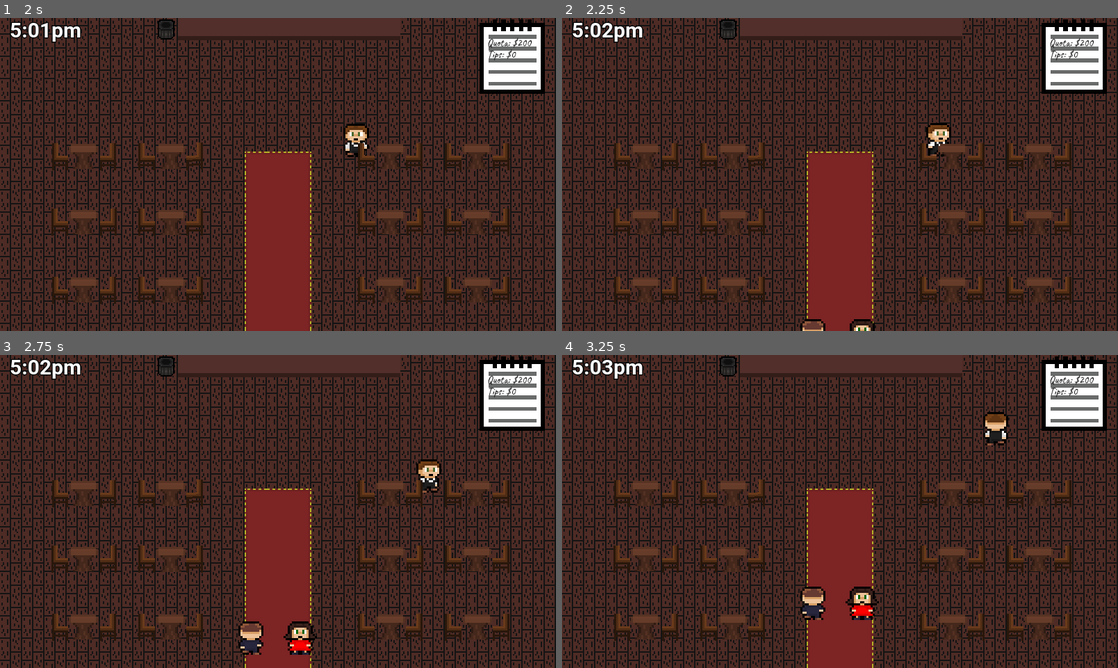
Above: before the commit, frames 1-4 (two rows, left to right).
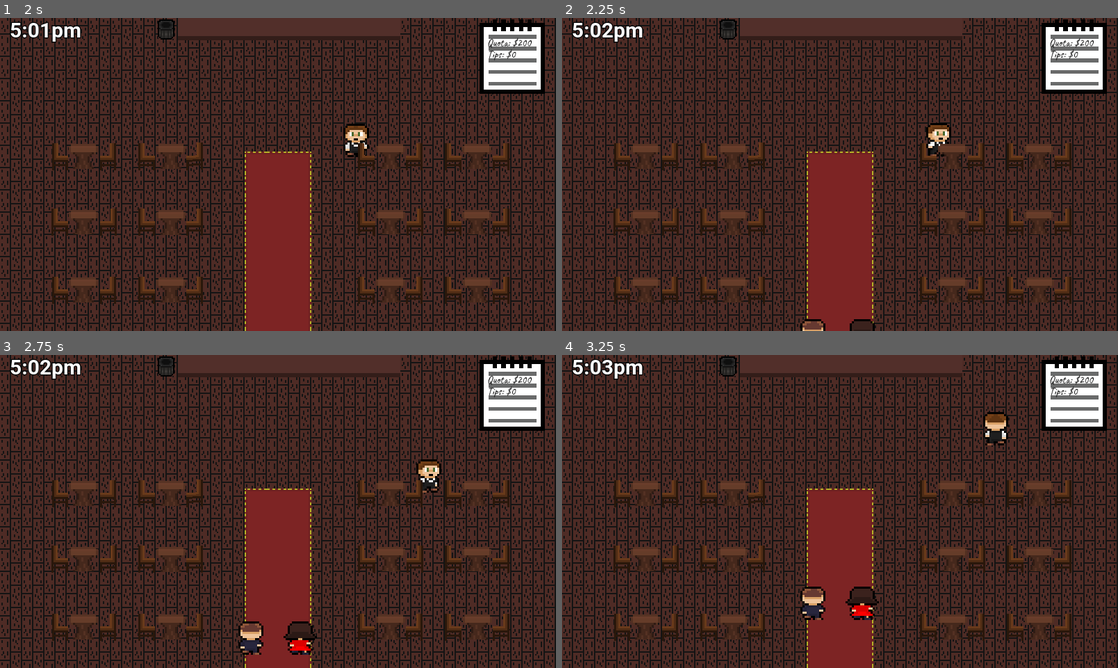
Above: after the commit, the same moments.

Repository: samw-26/Romantic-Evening
Game: Godot game, scene res://Assets/Scenes/restaurant.tscn
Same seed, same stepped clock (60 frames per second), same inputs: the game is played once before the commit and once after it.
Inputs:
- Up to frame 1 (2 s): tap Enter at 0.5 s; hold D (right) 0.53-1.28 s; hold E (take) 0.53-1.28 s; hold S (down) from 1.28 s (still down); tap E (take) at 1.35 s
- Up to frame 2 (2.25 s): release S (down) at 2.03 s; hold D (right) from 2.03 s (still down); hold E (take) from 2.03 s (still down)
- Up to frame 3 (2.75 s): keep holding D (right); keep holding E (take)
- Up to frame 4 (3.25 s): release D (right) at 2.78 s; release E (take) at 2.78 s; hold W (up) from 2.78 s (still down); tap E (take) at 2.85 s

Frame 1 is identical in both runs. In frame 2, less than 0.1% of the frame differs, in the area x 52-56%, y 98-100%; in frame 3, 0.2%, in the area x 52-57%, y 87-96%; in frame 4, 0.2%.

Commit message:
Added full couple animations.

Diff:
--- a/Assets/Scenes/couple.gd
+++ b/Assets/Scenes/couple.gd
@@ -9,6 +9,8 @@
 #Animations
 var man_anim: AnimatedSprite2D
 var woman_anim: AnimatedSprite2D
+var dress: AnimatedSprite2D
+var eyes: AnimatedSprite2D
 
 #Booleans
 var at_table: bool = false
@@ -52,7 +54,9 @@
 func _ready() -> void:
 	#Animation nodes
 	man_anim = %Man
-	#woman_anim = %Woman
+	woman_anim = %Woman
+	dress= %Dress
+	eyes = %Eyes
 	#Choose orders and set meal duration
 	man_order = order_options.pick_random()
 	woman_order = order_options.pick_random()
@@ -73,18 +77,32 @@
 	#Randomize woman
 	var random_eye_color = [Color.BLUE,Color.DARK_GREEN,Color.SADDLE_BROWN,Color.BLACK].pick_random()
 	var random_dress_color = [Color.BLUE,Color.DARK_VIOLET,Color.RED,Color.WEB_GREEN,Color.CORAL,Color.DARK_ORANGE,Color.DIM_GRAY,Color.WEB_PURPLE, Color.GRAY,Color.CRIMSON,Color.ORANGE,Color.ORANGE_RED].pick_random()
-	%Dress.set_modulate(random_dress_color)
-	%Eyes.set_modulate(random_eye_color)
+	dress.set_modulate(random_dress_color)
+	eyes.set_modulate(random_eye_color)
 
 	#Get random table
 	table = Global.request_table()
 	table_destination = table.position
 
-
+func eye_frame():
+	if direction == Vector2.ZERO:
+		eyes.frame = 0
+	elif direction == Vector2.LEFT:
+		eyes.frame = 1
+	elif direction == Vector2.RIGHT:
+		eyes.frame = 2
+	elif direction == Vector2.UP:
+		eyes.frame = 3
+	elif direction == Vector2.DOWN:
+		eyes.frame = 0
 
 func _physics_process(_delta: float) -> void:
 	if !Global.closing:
+		#Animations
 		Global.animate(man_anim,direction)
+		Global.animate(woman_anim,direction)
+		Global.animate(dress,direction)
+		eye_frame()
 		#Go to table
 		if(!at_table and !unsatisfied):
 			go_to_table()
--- a/Assets/Scenes/couple.tscn
+++ b/Assets/Scenes/couple.tscn
@@ -7,9 +7,9 @@
 [ext_resource type="Texture2D" uid="uid://1jukbyg3apdg" path="res://Assets/Food/Spaghetti.png" id="5_dvv6d"]
 [ext_resource type="Texture2D" uid="uid://b2vee5f37yhkq" path="res://Assets/Food/salad.png" id="6_mrt78"]
 [ext_resource type="Texture2D" uid="uid://bxnl2dty6yk7m" path="res://Assets/Characters/questionmark.png" id="7_1tdnp"]
-[ext_resource type="Texture2D" uid="uid://t0o6or3jhbog" path="res://Assets/Characters/woman.png" id="8_ajoud"]
-[ext_resource type="Texture2D" uid="uid://polfwku7m4mo" path="res://Assets/Characters/dress.png" id="9_c8ebl"]
-[ext_resource type="Texture2D" uid="uid://dggg7py7qxiak" path="res://Assets/Characters/eyes.png" id="10_xgc6x"]
+[ext_resource type="Texture2D" uid="uid://c2h6mchuafjm0" path="res://Assets/Characters/woman-sheet.png" id="8_trujc"]
+[ext_resource type="Texture2D" uid="uid://bm86us63tlafh" path="res://Assets/Characters/dress-sheet.png" id="9_e40xt"]
+[ext_resource type="Texture2D" uid="uid://dtpryga6p32n3" path="res://Assets/Characters/eye-sheet.png" id="10_jkkxs"]
 
 [sub_resource type="AtlasTexture" id="AtlasTexture_ml4k4"]
 atlas = ExtResource("2_j23ip")
@@ -107,6 +107,238 @@
 "loop": true,
 "name": &"walk_right",
 "speed": 4.0
+}]
+
+[sub_resource type="AtlasTexture" id="AtlasTexture_lxseb"]
+atlas = ExtResource("8_trujc")
+region = Rect2(0, 0, 16, 16)
+
+[sub_resource type="AtlasTexture" id="AtlasTexture_k17xs"]
+atlas = ExtResource("8_trujc")
+region = Rect2(16, 0, 16, 16)
+
+[sub_resource type="AtlasTexture" id="AtlasTexture_qtc18"]
+atlas = ExtResource("8_trujc")
+region = Rect2(128, 0, 16, 16)
+
+[sub_resource type="AtlasTexture" id="AtlasTexture_vsclo"]
+atlas = ExtResource("8_trujc")
+region = Rect2(144, 0, 16, 16)
+
+[sub_resource type="AtlasTexture" id="AtlasTexture_weurm"]
+atlas = ExtResource("8_trujc")
+region = Rect2(32, 0, 16, 16)
+
+[sub_resource type="AtlasTexture" id="AtlasTexture_wmgg2"]
+atlas = ExtResource("8_trujc")
+region = Rect2(48, 0, 16, 16)
+
+[sub_resource type="AtlasTexture" id="AtlasTexture_klg2x"]
+atlas = ExtResource("8_trujc")
+region = Rect2(96, 0, 16, 16)
+
+[sub_resource type="AtlasTexture" id="AtlasTexture_oh58i"]
+atlas = ExtResource("8_trujc")
+region = Rect2(112, 0, 16, 16)
+
+[sub_resource type="AtlasTexture" id="AtlasTexture_4oacn"]
+atlas = ExtResource("8_trujc")
+region = Rect2(64, 0, 16, 16)
+
+[sub_resource type="AtlasTexture" id="AtlasTexture_08vvn"]
+atlas = ExtResource("8_trujc")
+region = Rect2(80, 0, 16, 16)
+
+[sub_resource type="SpriteFrames" id="SpriteFrames_7b6hi"]
+animations = [{
+"frames": [{
+"duration": 1.0,
+"texture": SubResource("AtlasTexture_lxseb")
+}, {
+"duration": 1.0,
+"texture": SubResource("AtlasTexture_k17xs")
+}],
+"loop": true,
+"name": &"idle",
+"speed": 2.0
+}, {
+"frames": [{
+"duration": 1.0,
+"texture": SubResource("AtlasTexture_qtc18")
+}, {
+"duration": 1.0,
+"texture": SubResource("AtlasTexture_vsclo")
+}],
+"loop": true,
+"name": &"walk_back",
+"speed": 4.0
+}, {
+"frames": [{
+"duration": 1.0,
+"texture": SubResource("AtlasTexture_weurm")
+}, {
+"duration": 1.0,
+"texture": SubResource("AtlasTexture_wmgg2")
+}],
+"loop": true,
+"name": &"walk_front",
+"speed": 4.0
+}, {
+"frames": [{
+"duration": 1.0,
+"texture": SubResource("AtlasTexture_klg2x")
+}, {
+"duration": 1.0,
+"texture": SubResource("AtlasTexture_oh58i")
+}],
+"loop": true,
+"name": &"walk_left",
+"speed": 4.0
+}, {
+"frames": [{
+"duration": 1.0,
+"texture": SubResource("AtlasTexture_4oacn")
+}, {
+"duration": 1.0,
+"texture": SubResource("AtlasTexture_08vvn")
+}],
+"loop": true,
+"name": &"walk_right",
+"speed": 4.0
+}]
+
+[sub_resource type="AtlasTexture" id="AtlasTexture_5w7ii"]
+atlas = ExtResource("9_e40xt")
+region = Rect2(0, 0, 16, 16)
+
+[sub_resource type="AtlasTexture" id="AtlasTexture_uwctr"]
+atlas = ExtResource("9_e40xt")
+region = Rect2(16, 0, 16, 16)
+
+[sub_resource type="AtlasTexture" id="AtlasTexture_u2xbq"]
+atlas = ExtResource("9_e40xt")
+region = Rect2(128, 0, 16, 16)
+
+[sub_resource type="AtlasTexture" id="AtlasTexture_chmsq"]
+atlas = ExtResource("9_e40xt")
+region = Rect2(144, 0, 16, 16)
+
+[sub_resource type="AtlasTexture" id="AtlasTexture_fyuay"]
+atlas = ExtResource("9_e40xt")
+region = Rect2(32, 0, 16, 16)
+
+[sub_resource type="AtlasTexture" id="AtlasTexture_8jhjy"]
+atlas = ExtResource("9_e40xt")
+region = Rect2(48, 0, 16, 16)
+
+[sub_resource type="AtlasTexture" id="AtlasTexture_mix01"]
+atlas = ExtResource("9_e40xt")
+region = Rect2(96, 0, 16, 16)
+
+[sub_resource type="AtlasTexture" id="AtlasTexture_tquuk"]
+atlas = ExtResource("9_e40xt")
+region = Rect2(112, 0, 16, 16)
+
+[sub_resource type="AtlasTexture" id="AtlasTexture_kln1g"]
+atlas = ExtResource("9_e40xt")
+region = Rect2(64, 0, 16, 16)
+
+[sub_resource type="AtlasTexture" id="AtlasTexture_eikxs"]
+atlas = ExtResource("9_e40xt")
+region = Rect2(80, 0, 16, 16)
+
+[sub_resource type="SpriteFrames" id="SpriteFrames_of0hi"]
+animations = [{
+"frames": [{
+"duration": 1.0,
+"texture": SubResource("AtlasTexture_5w7ii")
+}, {
+"duration": 1.0,
+"texture": SubResource("AtlasTexture_uwctr")
+}],
+"loop": true,
+"name": &"idle",
+"speed": 2.0
+}, {
+"frames": [{
+"duration": 1.0,
+"texture": SubResource("AtlasTexture_u2xbq")
+}, {
+"duration": 1.0,
+"texture": SubResource("AtlasTexture_chmsq")
+}],
+"loop": true,
+"name": &"walk_back",
+"speed": 4.0
+}, {
+"frames": [{
+"duration": 1.0,
+"texture": SubResource("AtlasTexture_fyuay")
+}, {
+"duration": 1.0,
+"texture": SubResource("AtlasTexture_8jhjy")
+}],
+"loop": true,
+"name": &"walk_front",
+"speed": 4.0
+}, {
+"frames": [{
+"duration": 1.0,
+"texture": SubResource("AtlasTexture_mix01")
+}, {
+"duration": 1.0,
+"texture": SubResource("AtlasTexture_tquuk")
+}],
+"loop": true,
+"name": &"walk_left",
+"speed": 4.0
+}, {
+"frames": [{
+"duration": 1.0,
+"texture": SubResource("AtlasTexture_kln1g")
+}, {
+"duration": 1.0,
+"texture": SubResource("AtlasTexture_eikxs")
+}],
+"loop": true,
+"name": &"walk_right",
+"speed": 4.0
+}]
+
+[sub_resource type="AtlasTexture" id="AtlasTexture_b1pre"]
+atlas = ExtResource("10_jkkxs")
+region = Rect2(0, 0, 16, 16)
+
+[sub_resource type="AtlasTexture" id="AtlasTexture_wuqek"]
+atlas = ExtResource("10_jkkxs")
+region = Rect2(96, 0, 16, 16)
+
+[sub_resource type="AtlasTexture" id="AtlasTexture_04gg2"]
+atlas = ExtResource("10_jkkxs")
+region = Rect2(64, 0, 16, 16)
+
+[sub_resource type="AtlasTexture" id="AtlasTexture_1lsj2"]
+atlas = ExtResource("10_jkkxs")
+region = Rect2(128, 0, 16, 16)
+
+[sub_resource type="SpriteFrames" id="SpriteFrames_d70yl"]
+animations = [{
+"frames": [{
+"duration": 1.0,
+"texture": SubResource("AtlasTexture_b1pre")
+}, {
+"duration": 1.0,
+"texture": SubResource("AtlasTexture_wuqek")
+}, {
+"duration": 1.0,
+"texture": SubResource("AtlasTexture_04gg2")
+}, {
+"duration": 1.0,
+"texture": SubResource("AtlasTexture_1lsj2")
+}],
+"loop": false,
+"name": &"eyes",
+"speed": 0.0
 }]
 
 [sub_resource type="CircleShape2D" id="CircleShape2D_el8w6"]
@@ -129,7 +361,7 @@
 unique_name_in_owner = true
 scale = Vector2(6, 6)
 sprite_frames = SubResource("SpriteFrames_gwdyw")
-animation = &"walk_right"
+animation = &"idle"
 autoplay = "idle"
 
 [node name="ManOrder" type="Sprite2D" parent="Man"]
@@ -161,20 +393,25 @@
 visible = false
 texture = ExtResource("7_1tdnp")
 
-[node name="Woman" type="Sprite2D" parent="."]
+[node name="Woman" type="AnimatedSprite2D" parent="."]
+unique_name_in_owner = true
 position = Vector2(142, 0)
 scale = Vector2(6, 6)
-texture = ExtResource("8_ajoud")
-
-[node name="Dress" type="Sprite2D" parent="Woman"]
-unique_name_in_owner = true
-texture = ExtResource("9_c8ebl")
+sprite_frames = SubResource("SpriteFrames_7b6hi")
+animation = &"idle"
+autoplay = "idle"
+
+[node name="Dress" type="AnimatedSprite2D" parent="Woman"]
+unique_name_in_owner = true
+sprite_frames = SubResource("SpriteFrames_of0hi")
+animation = &"idle"
+autoplay = "idle"
 metadata/_edit_lock_ = true
 
-[node name="Eyes" type="Sprite2D" parent="Woman"]
-unique_name_in_owner = true
-modulate = Color(0.129412, 0.360784, 0.85098, 1)
-texture = ExtResource("10_xgc6x")
+[node name="Eyes" type="AnimatedSprite2D" parent="Woman"]
+unique_name_in_owner = true
+sprite_frames = SubResource("SpriteFrames_d70yl")
+animation = &"eyes"
 
 [node name="WomanOrder" type="Sprite2D" parent="Woman"]
 unique_name_in_owner = true
Binary file added: Assets/Characters/dress-sheet.png
Not shown, added: Assets/Characters/dress-sheet.png.import
Binary file added: Assets/Characters/eye-sheet.png
Not shown, added: Assets/Characters/eye-sheet.png.import
Binary file added: Assets/Characters/woman-sheet.png
Not shown, added: Assets/Characters/woman-sheet.png.import
Not shown: 1 places in Assets/Scenes/couple.tscn that only renumber resources
